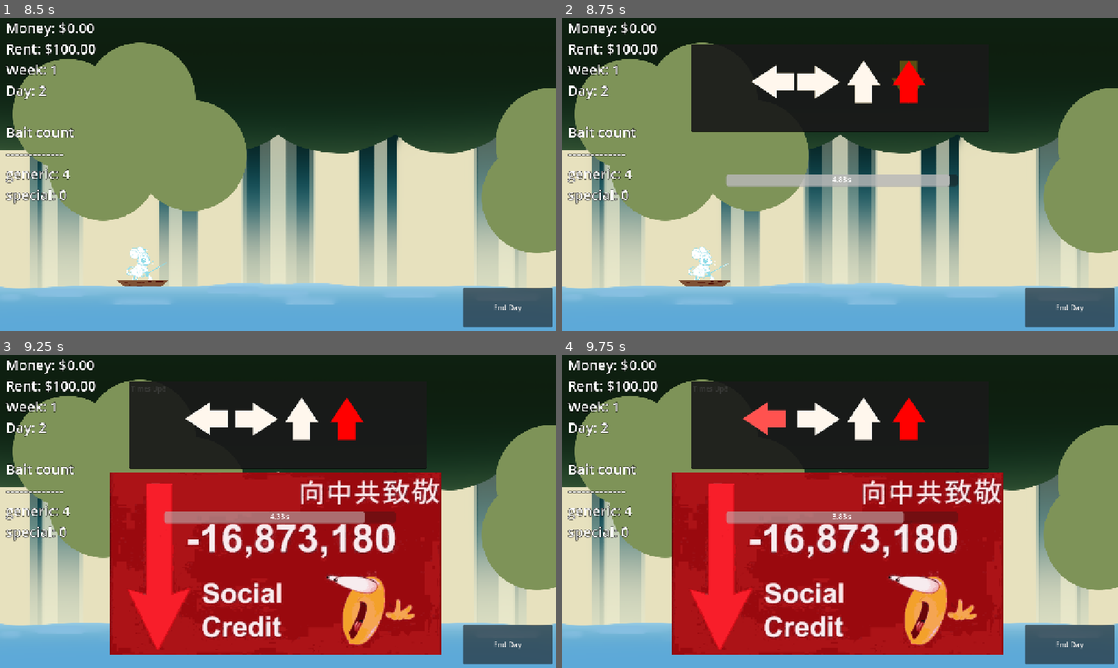
Above: before the commit, frames 1-4 (two rows, left to right).
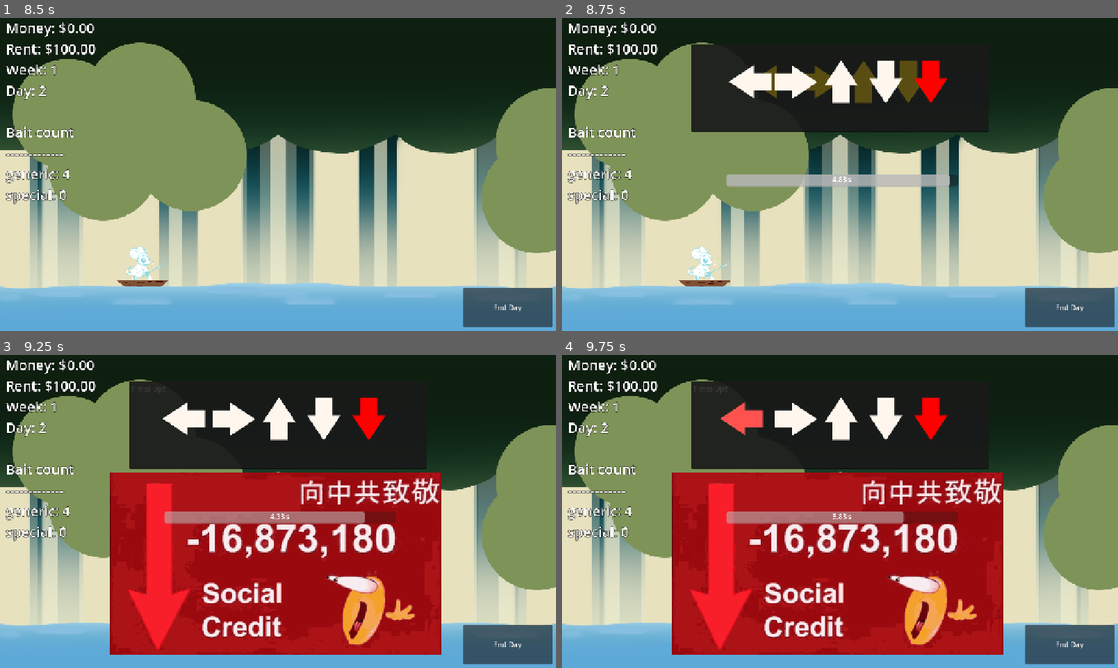
Above: after the commit, the same moments.

Repository: Meoah/Team-Awesome
Game: Godot game, scene res://scenes/default.tscn
Two runs of this game, one before a commit and one after it. Both use one fixed random seed, a clock stepped at 60 frames per second and the inputs below.
Inputs (mouse positions are in pixels of both pictures, inside the frame that each line leads up to):
- Up to frame 1 (8.5 s): click (283, 158) at 0.5 s; click "End Day" at 1.25 s; click "Go to bed" at 2 s; tap Enter (ui_accept) at 2.75, 3.02, 3.77, 5.27, 5.75, 6.02, 6.77, 8.27 s; hold Right (Right) 2.78-3.53 s; hold Down (Down) 3.53-4.28 s; hold Right (Right) 4.28-5.03 s; hold Up (Up) 5.03-5.78 s; hold Left (Left) 5.78-7.28 s; hold Down (Down) 7.28-8.03 s; hold Right (Right) from 8.03 s (still down)
- Up to frame 2 (8.75 s): keep holding Right (Right)
- Up to frame 3 (9.25 s): release Right (Right) at 8.78 s; hold Up (Up) from 8.78 s (still down); tap Enter (ui_accept) at 9.02 s
- Up to frame 4 (9.75 s): release Up (Up) at 9.53 s; hold Right (Right) from 9.53 s (still down)

Frame 1 is identical in both runs. In frame 2, 2.7% of the frame differs, in the area x 30-70%, y 13-28%; in frame 3, 2.8%; in frame 4, 3.0%, in the area x 28-70%, y 13-28%.

Commit message:
Transfered fish data to fish_data.gd
Minigame now uses fish_data.gd for fish info. Fish Resource is now defunct

Diff:
--- a/scenes/ui/arrows.tscn
+++ b/scenes/ui/arrows.tscn
@@ -1,13 +1,7 @@
-[gd_scene load_steps=25 format=3 uid="uid://bbklku0slqk5d"]
+[gd_scene load_steps=14 format=3 uid="uid://bbklku0slqk5d"]
 
 [ext_resource type="Script" uid="uid://bmvd1knujqejq" path="res://scripts/ui/arrows.gd" id="1_0iavb"]
 [ext_resource type="Script" uid="uid://djyje6hc7igie" path="res://scripts/ui/arrows_display.gd" id="2_n3w4c"]
-[ext_resource type="Script" uid="uid://mc3jtnmgq6ns" path="res://scripts/util/fish_resource.gd" id="2_sopvo"]
-[ext_resource type="Texture2D" uid="uid://cpst1ndwcnxi4" path="res://assets/textures/fish/doodle_fish/Fish01.png" id="3_kpqud"]
-[ext_resource type="Texture2D" uid="uid://c0dvy2lhpyudo" path="res://assets/textures/fish/doodle_fish/Fish04.png" id="4_ybko8"]
-[ext_resource type="Texture2D" uid="uid://qml8xjkf36nl" path="res://assets/textures/fish/doodle_fish/Fish02.png" id="5_epdnh"]
-[ext_resource type="Texture2D" uid="uid://csitptpdnqsny" path="res://assets/textures/fish/doodle_fish/Fish03.png" id="6_w8gc6"]
-[ext_resource type="Texture2D" uid="uid://cdkl0hxv7d5hr" path="res://assets/textures/fish/doodle_fish/Fish05.png" id="7_qdfjh"]
 [ext_resource type="Texture2D" uid="uid://bqb5rtw7j46c7" path="res://assets/textures/debug/Cool.png" id="8_20txf"]
 [ext_resource type="Texture2D" uid="uid://cmh82nlyngkm5" path="res://assets/textures/debug/Lame.png" id="9_rvcsd"]
 [ext_resource type="Texture2D" uid="uid://dc133i3eb8ups" path="res://assets/textures/ui/Arrows/0.tres" id="10_qdfjh"]
@@ -20,49 +14,6 @@
 [ext_resource type="Script" uid="uid://bfh11uixb171m" path="res://scenes/ui/smoke.gd" id="18_63o2f"]
 [ext_resource type="Script" uid="uid://tntbbnkgxdlp" path="res://scenes/ui/texture_rect.gd" id="19_dleu3"]
 
-[sub_resource type="Resource" id="Resource_y6h51"]
-script = ExtResource("2_sopvo")
-name = "Bug Eyed Fish"
-image = ExtResource("3_kpqud")
-weight = 5
-time = 5.0
-metadata/_custom_type_script = "uid://mc3jtnmgq6ns"
-
-[sub_resource type="Resource" id="Resource_phdib"]
-script = ExtResource("2_sopvo")
-name = "Rainbow Eel"
-image = ExtResource("4_ybko8")
-weight = 600
-correct_inputs = Array[String](["Down", "Left", "Up", "Right", "Down", "Down"])
-time = 2.0
-metadata/_custom_type_script = "uid://mc3jtnmgq6ns"
-
-[sub_resource type="Resource" id="Resource_m0i64"]
-script = ExtResource("2_sopvo")
-name = "Trash"
-image = ExtResource("5_epdnh")
-correct_inputs = Array[String](["Up", "Up", "Right"])
-time = 2.0
-metadata/_custom_type_script = "uid://mc3jtnmgq6ns"
-
-[sub_resource type="Resource" id="Resource_ybko8"]
-script = ExtResource("2_sopvo")
-name = "Pink Fish"
-image = ExtResource("6_w8gc6")
-weight = 2
-correct_inputs = Array[String](["Left", "Right", "Left", "Right"])
-time = 8.0
-metadata/_custom_type_script = "uid://mc3jtnmgq6ns"
-
-[sub_resource type="Resource" id="Resource_epdnh"]
-script = ExtResource("2_sopvo")
-name = "Shroomle"
-image = ExtResource("7_qdfjh")
-weight = 500
-correct_inputs = Array[String](["Right", "Left", "Left", "Left", "Up", "Down"])
-time = 5.0
-metadata/_custom_type_script = "uid://mc3jtnmgq6ns"
-
 [node name="Arrows" type="Control" node_paths=PackedStringArray("input_string", "reaction", "timer", "progress_bar")]
 process_mode = 3
 layout_mode = 3
@@ -74,7 +25,6 @@
 script = ExtResource("1_0iavb")
 input_string = NodePath("TextEdit")
 reaction = NodePath("Reaction")
-potential_fish = Array[ExtResource("2_sopvo")]([SubResource("Resource_y6h51"), SubResource("Resource_phdib"), SubResource("Resource_m0i64"), SubResource("Resource_ybko8"), SubResource("Resource_epdnh")])
 timer = NodePath("Timer")
 progress_bar = NodePath("ProgressBar")
 success = ExtResource("8_20txf")
--- a/scripts/ui/arrows.gd
+++ b/scripts/ui/arrows.gd
@@ -3,44 +3,56 @@
 
 @export var input_string : TextEdit #Accessing TextEdit box
 @export var reaction : Sprite2D #Accessing Sprite2D for reaction image
-@export var potential_fish : Array[FishResource] #Creating possible fish
 @export var timer : Timer #Accessing Timer for the countdown
 @export var progress_bar : ProgressBar #Accessing ProgressBar for the countdown bar
 @export var success : Texture2D #Success Image
 @export var failure : Texture2D #Fail Image
 @export var variants : Array[String] #Creating Variants for Fishes
 
-
 @export var arrow_direction : Dictionary[String, Texture2D] #Loads Arrow Direction Sprites
 
 const fishdata = "res://scripts/util/fish_data.gd"
 
-var input_array : Array[String] #Holds the correct sequence of inputs per fish
+var input_array : Array #Holds the correct sequence of inputs per fish
 var player_inputs = "0" #Holds the current player input
-var current_fish : FishResource #Holds the current fish in play
-var input_index = 0 #Holds the index for the current input in the input array
-#var progress : float
-var caught = 0 #Holds ammount of fish caught
+var input_index = 0 #Holds the index for the current input in the input array#Holds ammount of fish caught
 var sprite_array : Array[ArrowTexture] #Accessing the ArrowSprite Class
 
 
 
 #Fish Data
 var current_name = ""
-var fish_image = ""
+var current_image
 var current_weight = ""
 var correct_inputs : Array
 var current_value = 0
 var time : float = 0
 
-
-
+var chosen_fish : Dictionary
+func pick_fish():
+	var keys_array :Array = FishData.fish_id.keys()
+	var random_fish = keys_array.pick_random()
+	chosen_fish = FishData.fish_id[str(random_fish)]
+	print(chosen_fish["name"])
+
+func apply_data():
+	current_name = chosen_fish["name"]
+	current_image = chosen_fish["image"]
+	current_weight = chosen_fish["weight"]
+	correct_inputs = chosen_fish["inputs"]
+	current_value = chosen_fish["value"]
+	time = chosen_fish["time"]
+
+
+
+
+#Variants
 var variant #Sets up current fish variant
 var chosen_variant : String #Holds the current variant
 var varied_gold : bool = false #Gold Variant
 var varied_evil : bool = false #Evil Variant
 var varied_obscured : bool = false #Obscured Variant
-#Protoype for making variants. If fish is variant, makes arrows gold and fails on incorrect input
+
 func choose_variant():
 	chosen_variant = variants.pick_random()
 	apply_variant()
@@ -59,67 +71,8 @@
 		varied_obscured = true
 
 
-
-
-var chosen_fish : Dictionary
-func pick_fish():
-	var keys_array :Array = FishData.fish_id.keys()
-	var random_fish = keys_array.pick_random()
-	chosen_fish = FishData.fish_id[str(random_fish)]
-	print(chosen_fish["name"])
-
-
-func apply_data():
-	current_name = chosen_fish["name"]
-	fish_image = chosen_fish["image"]
-	current_weight = chosen_fish["weight"]
-	correct_inputs = chosen_fish["inputs"]
-	current_value = chosen_fish["value"]
-	time = chosen_fish["time"]
-
-func debug():
-	print(current_name)
-	print(fish_image)
-	print(current_weight)
-	print(correct_inputs)
-	print(current_value)
-	print(time)
-
-#On Ready
-func start_minigame():
-
-	pick_fish()
-	apply_data()
-	debug()
-	choose_variant()
-	$Reaction.texture = null #Clears out the Image loaded
-	current_fish = potential_fish.pick_random() # Picks a random fish
-	current_fish.intialize() # Prepares the array of correct inputs
-	current_value = current_fish.value
-	correct_inputs = current_fish.current_inputs # Loads the array of correct Inputs
-	input_array = current_fish.current_inputs
-	display_text = correct_inputs.duplicate(true)
-	print(current_fish.name) #Debug
-	cleared = false
-	timer.start(current_fish.time)
-	timer.set_paused(false)
-	progress_bar.max_value = current_fish.time
-	input_index = 0
-	spawn_arrows()
-
-func end_minigame():
-	varied_evil = false
-	varied_gold = false
-	varied_obscured = false
-	current_fish = null
-
-
-#Initialize Script
-func _ready() -> void:
-	start_minigame()
-
 #Evil Variant script. Work in Progress
-var evil_array : Array[String]
+var evil_array : Array
 func evilize():
 	evil_array = display_text.duplicate()
 	if display_text[random_index] == "Left":
@@ -131,9 +84,35 @@
 	elif display_text[random_index] == "Down":
 		evil_array[random_index]= "Up"
 
+
+
+#On Ready
+func start_minigame():
+	pick_fish()
+	apply_data()
+	choose_variant()
+	input_array = correct_inputs
+	display_text = correct_inputs.duplicate(true)
+	timer.start(time)
+	timer.set_paused(false)
+	progress_bar.max_value = time
+	input_index = 0
+	spawn_arrows()
+
+func end_minigame():
+	varied_evil = false
+	varied_gold = false
+	varied_obscured = false
+
+#Initialize Script
+func _ready() -> void:
+	start_minigame()
+
+
+
 #Displays the list of inputs for debug
 var output = ""
-var display_text : Array[String]
+var display_text : Array
 func text_render():
 	if not input_index == input_array.size() :
 		output = ""
@@ -165,6 +144,9 @@
 			else:
 				incorrect_input()
 			win()
+
+
+
 #On correct Input
 func correct_input():
 		input_index = input_index + 1 #Advances in the string index
@@ -219,19 +201,18 @@
 var cleared = false
 func win():
 	if input_index == input_array.size() :
-		print("Caught:" + str(caught))
-		caught += 1
 		cleared = true
-		$Reaction.texture = current_fish.image
+		var fish_image = load(current_image)
+		$Reaction.texture = fish_image
 		input_index = 0
-		print(current_fish.name)
+
 		if varied_gold: #If fish is gold double its value, Current bug where double value persist
-			current_value = current_fish.value * 2
+			current_value = current_value * 2
 		elif varied_evil:
-			current_value = current_fish.value * 1.5
+			current_value = current_value * 1.5
 		elif varied_obscured:
-			current_value = current_fish.value * 1.75
-		input_string.set_text(current_fish.name + "\n Weight: " + str(current_fish.weight) + "\n Value: " + str(current_value))
+			current_value = current_value * 1.75
+		input_string.set_text(current_name + "\n Weight: " + str(current_weight) + "\n Value: " + str(current_value))
 		player_data._add_money(current_value)
 		await get_tree().create_timer(3).timeout
 		GameManager.popup_queue.dismiss_popup()
@@ -241,7 +222,7 @@
 #Displays Arrow graphics
 func spawn_arrows():
 	sprite_array = []
-	var spawn_string : Array[String]
+	var spawn_string : Array
 	spawn_string = display_text
 	if varied_evil:
 		evilize()
--- a/scripts/util/fish_data.gd
+++ b/scripts/util/fish_data.gd
@@ -10,7 +10,7 @@
 	"image" : "res://assets/textures/fish/doodle_fish/Fish01.png",
 	"weight" : "5",
 	"inputs" : ["Left","Right","Up","Down"],
-	"value" : "3",
+	"value" : 3.0,
 	"time" : 5
 }
 
@@ -20,16 +20,16 @@
 	"image" : "res://assets/textures/fish/doodle_fish/Fish04.png",
 	"weight" : "10",
 	"inputs" : ["Down", "Left", "Up", "Right","Down","Down"],
-	"value" : "7",
+	"value" : 7.0,
 	"time" : 3.5
 }
 
 const trash : Dictionary = {
-	"name" : ["Trash","Garbage","Boot","Suitcase","Tin Can"],
+	"name" : "Trash",
 	"image" : "res://assets/textures/fish/doodle_fish/Fish02.png",
 	"weight" : "2",
 	"inputs" : ["Up","Up","Right"],
-	"value" : "-3",
+	"value" : -2.0,
 	"time" : 4
 }
 
@@ -38,7 +38,7 @@
 	"image" : "res://assets/textures/fish/doodle_fish/Fish03.png",
 	"weight" : "2",
 	"inputs" : ["Left","Right","Left","Right"],
-	"value" : "4",
+	"value" : 4.0,
 	"time" : 3
 }
 
@@ -47,7 +47,7 @@
 	"image" : "res://assets/textures/fish/doodle_fish/Fish05.png",
 	"weight" : "5",
 	"inputs" : ["Left","Right","Up","Down","Up"],
-	"value" : "10",
+	"value" : 10.0,
 	"time" : 5
 }
 
